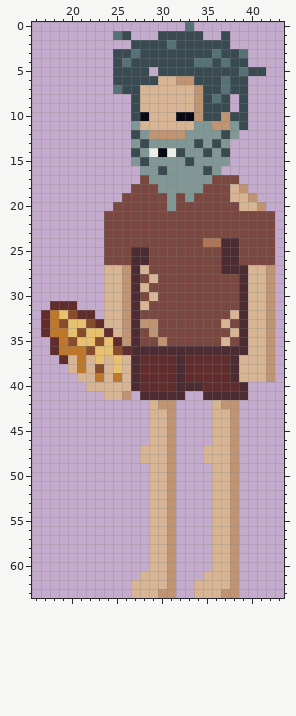
Pixel-art sprite, stored at Assets/Sprites/Enemies/EnemyPeasant.png. Above: the version before the commit.
The file is 128x128 pixels, drawn in blocks of 2x2; one block is one cell here. Shown: x 16..43, y 0..63.
After the commit:
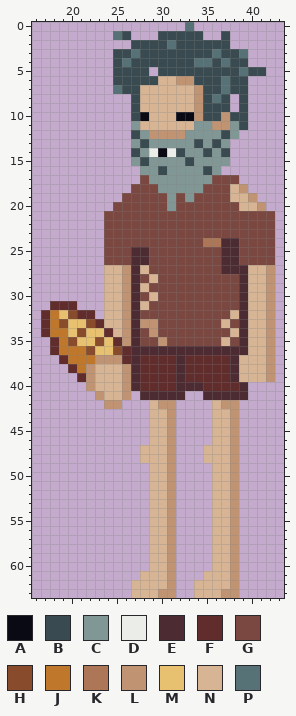
Palette (. is transparent): A #090a14  B #394a50  C #819796  D #ebede9  E #4d2b32  F #602c2c  G #7a4841  H #884b2b  J #be772b  K #ad7757  L #c09473  M #e8c170  N #d7b594  P #577277
Message: Fixed Peasant Sprite and Added in Temp Bricks
Change:
y 37: x 20 N -> J; x 22..26 NMNMN -> JLLLF
y 38: x 20 N -> F; x 22..23 NH -> LN; x 25..26 MN -> NL
y 39: x 21..23 NNJ -> FLN; x 25..26 JN -> NL
y 40: x 22 N -> L; x 26 N -> L
y 41: x 23 . -> L
y 42: x 24..25 .. -> LL
